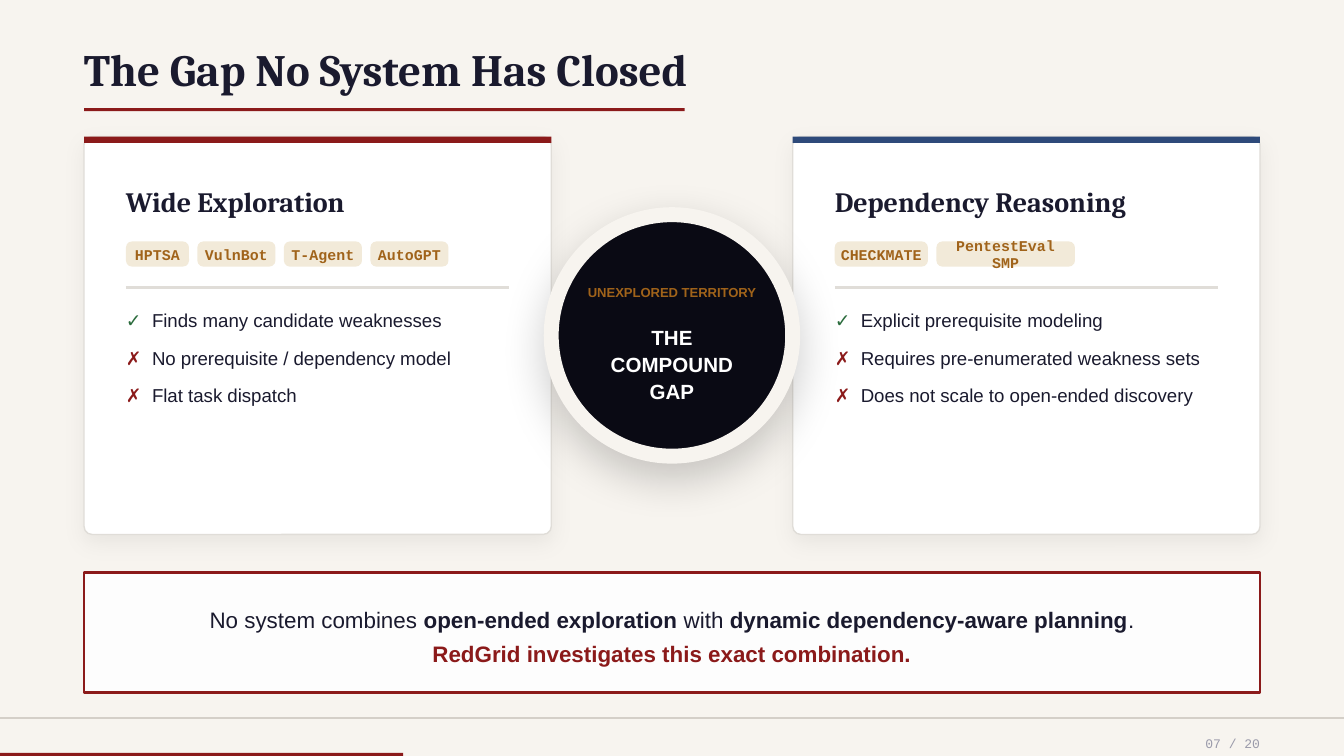
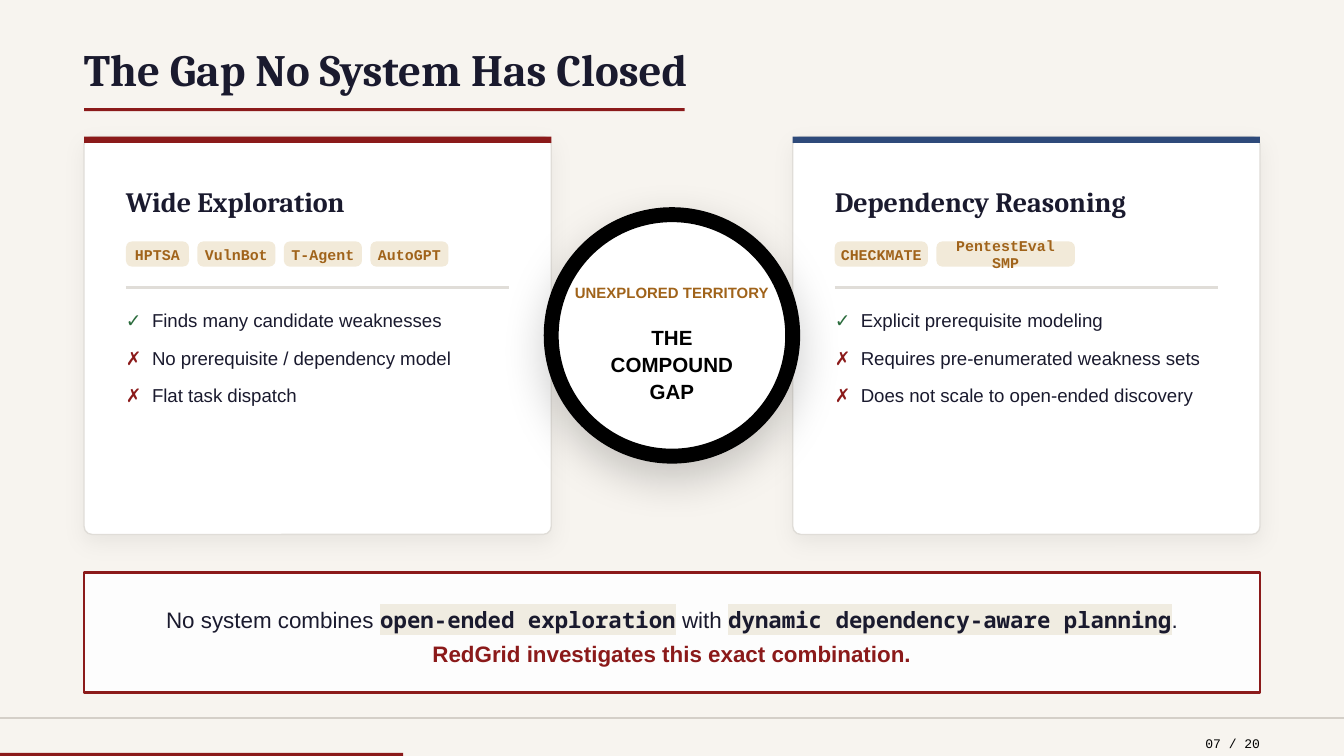
Before and after one commit to nishan-paul-hello/cmatrix-agentic-red-team, a slide deck: slide 7 of docs/presentation/files/CSE-810-PRESENTATION-INCEPTION.pptx. Drawn at 1344x756 pixels with LibreOffice and Linux fonts; fonts in the diff are those of the drawing. Boxes give left, top, right and bottom in pixels: in the first picture for what was removed or moved away, otherwise in the second. Text is boxed around its words. In the diff, an @@ line names an element or a change of style, - is before the commit and + after.

```diff
--- a/docs/presentation/files/CSE-810-PRESENTATION-INCEPTION.pptx
+++ b/docs/presentation/files/CSE-810-PRESENTATION-INCEPTION.pptx
@@ ellipse at [551,215,793,457]: fill #0A0A14 to #FFFFFF; outline #F7F4EF 8 pt to #000000 8 pt @@
@@ text "UNEXPLORED TERRITORY" at [575,287,769,298]: size 7 to 8 pt @@
@@ text "THE" at [611,331,733,400]: text colour #FFFFFF to #000000 @@
@@ text at [166,610,1178,633]: font Arial to Noto Sans Mono, highlight none to #F0ECE1 in "open-ended exploration dynamic dependency-aware planning." @@
@@ text "07 / 20" at [1205,739,1260,748]: text colour #9A9AAA to #000000 @@
```
Also in this commit, not shown: 6 other slides changed, 6 slides added, 1 other file.
